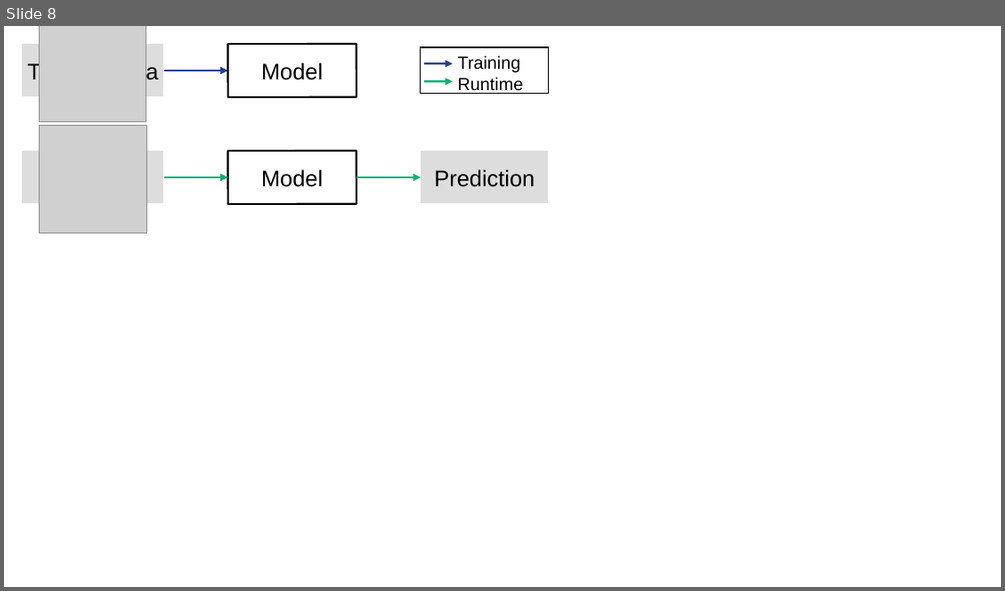
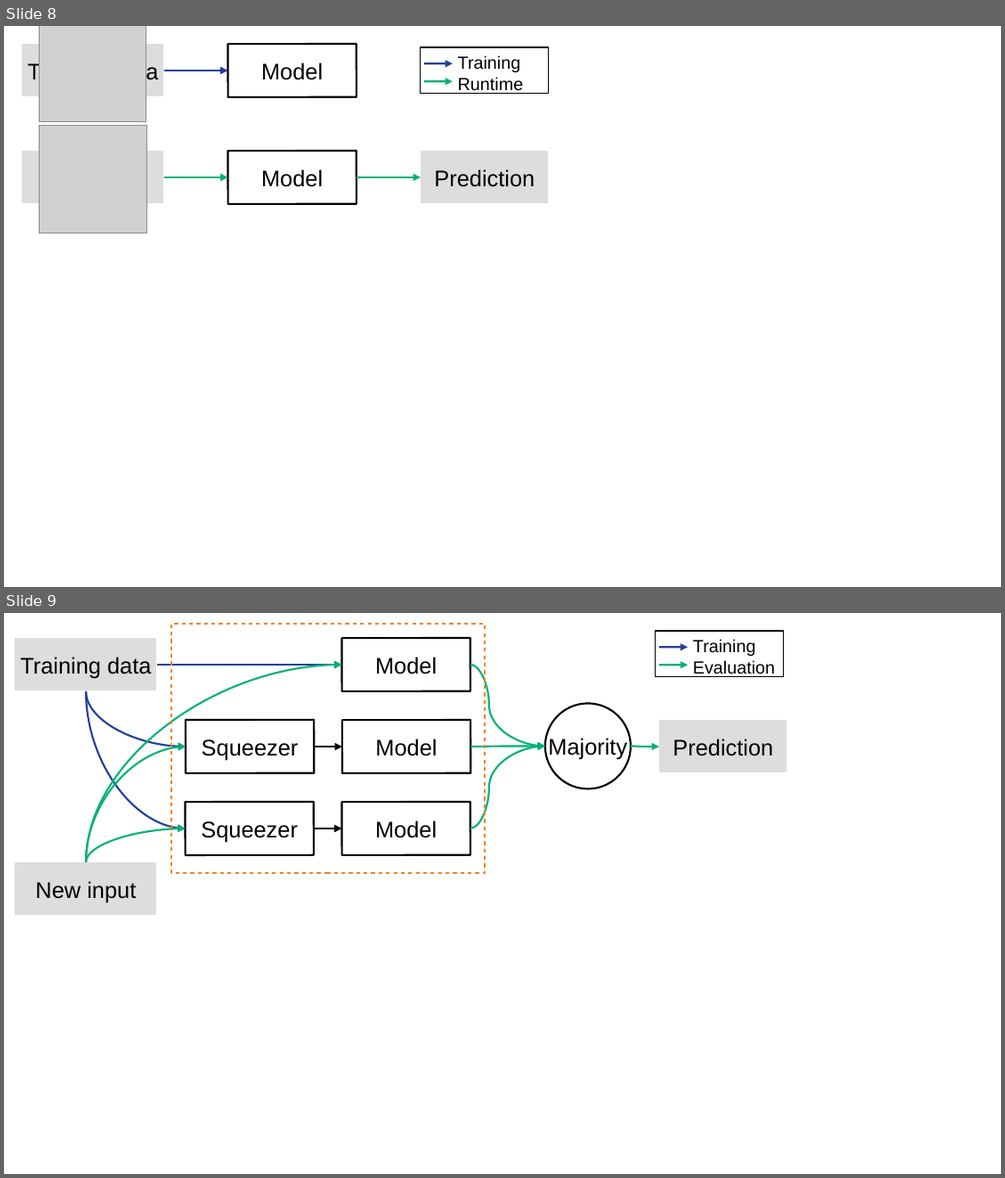
Before and after one commit to changx03/provisional_presentation_2, a slide deck: resources/black-box-chart.odp. Shown one above the other, each under a label of ours: slide 8 before the commit, slides 8 and 9 after it. The pictures are 1005x591 and 1005x1178 pixels, drawn with LibreOffice and Linux fonts; fonts in the diff are those of the drawing; grey boxes stand for pictures. Boxes give left, top, right and bottom in pixels: in the first picture for what was removed or moved away, otherwise in the second. Text is boxed around its words. In the diff, an @@ line names an element or a change of style, - is before the commit and + after.

```diff
--- a/resources/black-box-chart.odp
+++ b/resources/black-box-chart.odp
@@ slide 9 added at [4, 613, 1001, 1174], background #FFFFFF @@
@@ rectangle added at [15, 638, 157, 691], fill #DDDDDD, outline #FFFFFF 0 pt, 18 pt, text #000000 @@
+Training data
@@ rectangle added at [171, 624, 485, 874], outline #F58220 1.5 pt @@
@@ rectangle added at [342, 638, 470, 692], fill #FFFFFF, outline #000000 1.5 pt, 18 pt, text #000000 @@
+Model
@@ group added at [655, 631, 784, 677]: 2 arrows, 1 text, 1 rectangle @@
+Training
+Evaluation
@@ curved arrow added from (86, 863) to (342, 665), #00B274 1.5 pt @@
@@ elbow arrow added from (157, 665) to (342, 665), #21409A 1.5 pt @@
@@ curved arrow added from (470, 665) to (545, 746), #00B274 1.5 pt @@
@@ curved arrow added from (86, 691) to (186, 747), #21409A 1.5 pt @@
@@ curved arrow added from (86, 691) to (185, 828), #21409A 1.5 pt @@
@@ ellipse added at [545, 704, 630, 788], outline #000000 1.5 pt, 18 pt, text #000000 @@
+Majority
@@ rectangle added at [186, 720, 315, 773], fill #FFFFFF, outline #000000 1.5 pt, 18 pt, text #000000 @@
+Squeezer
@@ rectangle added at [342, 720, 470, 773], fill #FFFFFF, outline #000000 1.5 pt, 18 pt, text #000000 @@
+Model
@@ curved arrow added from (470, 747) to (545, 746), #00B274 1.5 pt @@
@@ curved arrow added from (470, 828) to (545, 746), #00B274 1.5 pt @@
@@ curved arrow added from (631, 746) to (659, 747), #00B274 1.5 pt @@
@@ rectangle added at [659, 720, 787, 773], fill #DDDDDD, outline #FFFFFF 0 pt, 18 pt, text #000000 @@
+Prediction
@@ curved arrow added from (86, 863) to (186, 747), #00B274 1.5 pt @@
@@ elbow arrow added from (315, 747) to (342, 747), #000000 1.5 pt @@
@@ rectangle added at [185, 802, 314, 856], fill #FFFFFF, outline #000000 1.5 pt, 18 pt, text #000000 @@
+Squeezer
@@ rectangle added at [342, 802, 470, 856], fill #FFFFFF, outline #000000 1.5 pt, 18 pt, text #000000 @@
+Model
@@ curved arrow added from (86, 863) to (185, 828), #00B274 1.5 pt @@
@@ elbow arrow added from (315, 828) to (342, 828), #000000 1.5 pt @@
@@ rectangle added at [15, 863, 157, 916], fill #DDDDDD, outline #FFFFFF 0 pt, 18 pt, text #000000 @@
+New input
```
Also in this commit, not shown: 12 other files.
